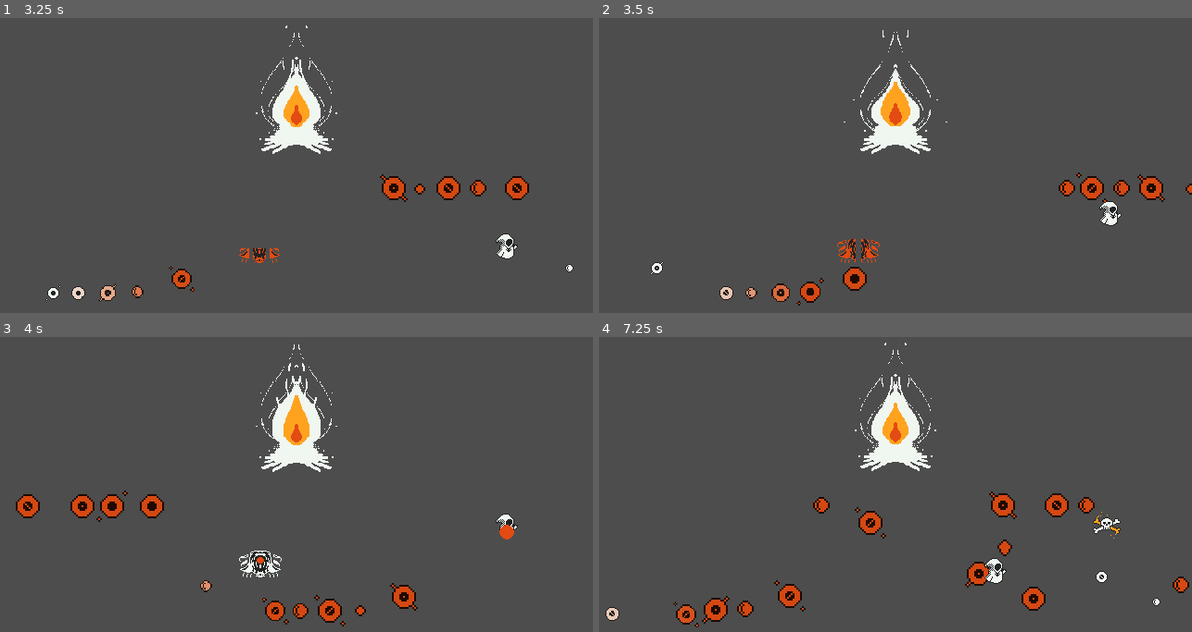
Above: before the commit, frames 1-4 (two rows, left to right).
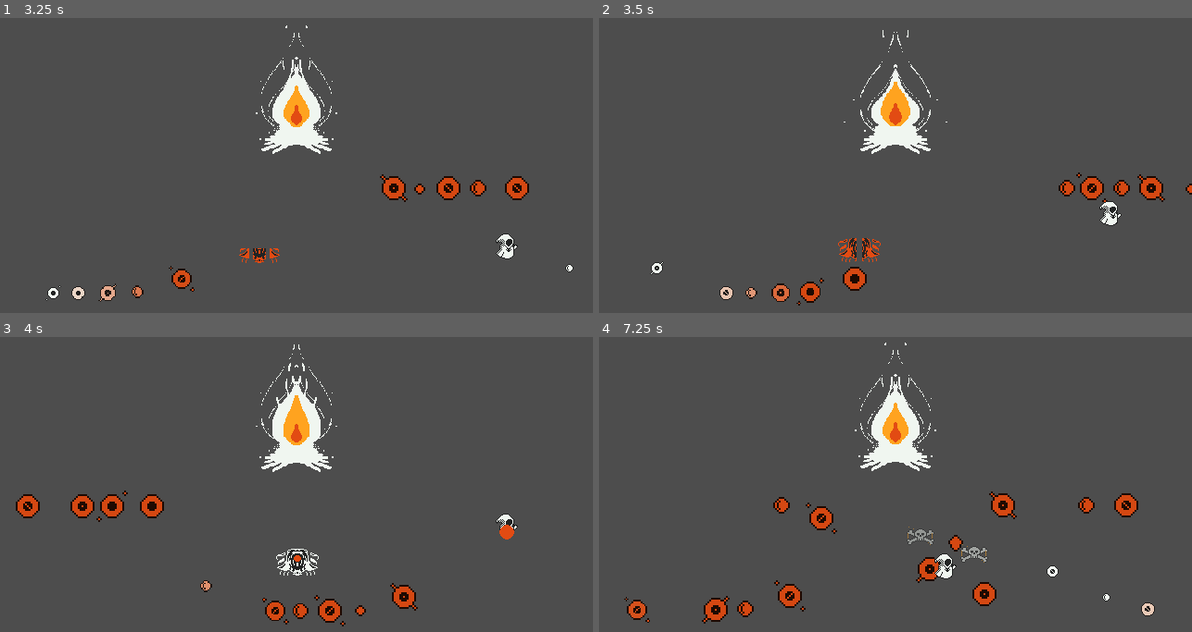
Above: after the commit, the same moments.

Repository: rnakkas/gmtk-game-jam-jul-2025
Game: Godot game, scene res://Gaame/Scenes/game.tscn
Two runs of this game, one before a commit and one after it. Both use one fixed random seed, a clock stepped at 60 frames per second and the inputs below. This scene is started directly instead of the project's main scene.
Inputs (mouse positions are in pixels of both pictures, inside the frame that each line leads up to):
- Up to frame 1 (3.25 s): tap Enter at 0.5 s; move the mouse to (426, 68) at 0.52 s; hold D (move_right) 0.53-1.28 s; hold Space (shoot) 0.53-1.28 s; click (426, 68) at 0.67 s; move the mouse to (177, 112) at 1.27 s; hold S (move_down) 1.28-2.03 s; tap Space (shoot) at 1.35, 3.05 s; move the mouse to (outside the picture) at 2.02 s; hold D (move_right) 2.03-2.78 s; hold Space (shoot) 2.03-2.78 s; tap Q at 2.1 s; move the mouse to (266, 180) at 2.77 s; hold W (move_up) from 2.78 s (still down); tap R at 2.85 s; click (266, 180) at 2.92 s
- Up to frame 2 (3.5 s): keep holding W (move_up)
- Up to frame 3 (4 s): move the mouse to (474, 475) at 3.52 s; release W (move_up) at 3.53 s; hold A (move_left) from 3.53 s (still down); hold Space (shoot) from 3.53 s (still down)
- Up to frame 4 (7.25 s): move the mouse to (717, 342) at 4.27 s; release Space (shoot) at 4.28 s; tap Space (shoot) at 4.35, 6.05 s; move the mouse to (925, 410) at 5.02 s; release A (move_left) at 5.03 s; hold S (move_down) 5.03-5.78 s; hold Space (shoot) 5.03-5.78 s; tap Q at 5.1 s; click (925, 410) at 5.17 s; move the mouse to (outside the picture) at 5.77 s; hold D (move_right) 5.78-6.53 s; tap R at 5.85 s; move the mouse to (1025, 387) at 6.52 s; hold W (move_up) from 6.53 s (still down); hold Space (shoot) from 6.53 s (still down)

Frame 1 is identical in both runs. In frame 2, 0.2% of the frame differs, in the area x 40-48%, y 74-84%; in frame 3, 0.8%; in frame 4, 4.0%, in the area x 1-100%, y 52-99%.

Commit message:
changed enemy and kindling flame behaviours for better feel

Diff:
--- a/Autoloads/SignalsBus.gd
+++ b/Autoloads/SignalsBus.gd
@@ -34,7 +34,16 @@
 signal enemy_shooting_event(fireball: EnemyFireballOne)
 
 @warning_ignore("unused_signal")
-signal enemy_died_event()
+signal enemy_died_event(pos: Vector2)
 
 @warning_ignore("unused_signal")
 signal flame_hit_event()
+
+@warning_ignore("unused_signal")
+signal flame_died_event()
+
+@warning_ignore("unused_signal")
+signal game_over_event(kill_count: int)
+
+@warning_ignore("unused_signal")
+signal player_delivered_kindling_event(count: int)
--- a/Gaame/Scenes/enemy_2.tscn
+++ b/Gaame/Scenes/enemy_2.tscn
@@ -202,19 +202,34 @@
 "speed": 15.0
 }]
 
+[sub_resource type="CircleShape2D" id="CircleShape2D_sfhqb"]
+radius = 32.1403
+
 [node name="enemy_2" type="Node2D"]
 script = ExtResource("1_sfhqb")
 
 [node name="hurtbox" type="Area2D" parent="."]
 collision_layer = 8
-collision_mask = 533
+collision_mask = 21
 
 [node name="collider" type="CollisionShape2D" parent="hurtbox"]
 shape = SubResource("CircleShape2D_66cxb")
 
 [node name="sprite" type="AnimatedSprite2D" parent="."]
 sprite_frames = SubResource("SpriteFrames_2egfg")
-animation = &"death"
+animation = &"run"
 autoplay = "spawn"
-frame = 10
-frame_progress = 1.0
+
+[node name="screen_notifier" type="VisibleOnScreenNotifier2D" parent="."]
+
+[node name="fire_detect_area" type="Area2D" parent="."]
+collision_layer = 0
+collision_mask = 64
+
+[node name="collider" type="CollisionShape2D" parent="fire_detect_area"]
+shape = SubResource("CircleShape2D_sfhqb")
+debug_color = Color(0.133201, 0.641911, 0.224931, 0.42)
+
+[node name="chase_timer" type="Timer" parent="."]
+
+[node name="screen_timer" type="Timer" parent="."]
--- a/Gaame/Scenes/player.tscn
+++ b/Gaame/Scenes/player.tscn
@@ -331,7 +331,7 @@
 [sub_resource type="CircleShape2D" id="CircleShape2D_aonr0"]
 radius = 13.0
 
-[node name="player" type="CharacterBody2D"]
+[node name="player" type="CharacterBody2D" groups=["player_group"]]
 z_index = 2
 collision_mask = 2
 script = ExtResource("1_mlcnc")
--- a/Gaame/Scripts/enemy_1.gd
+++ b/Gaame/Scripts/enemy_1.gd
@@ -21,9 +21,6 @@
 	shoot_timer.one_shot = false
 	shoot_timer.wait_time = shoot_time
 
-	var viewport_size: Vector2 = get_viewport_rect().size
-	direction = self.global_position.direction_to(Vector2(viewport_size.x / 2, (viewport_size.y / 2) + 30))
-
 	hurtbox.set_deferred("monitorable", false)
 	hurtbox.set_deferred("monitoring", false)
 	sprite.play("spawn")
@@ -36,17 +33,23 @@
 	shoot_timer.start()
 
 func _on_shoot_timer_timeout() -> void:
-	var fireball: EnemyFireballOne = fireball_PS.instantiate()
-	fireball.global_position = muzzle.global_position
-	fireball.direction = direction
-	SignalsBus.enemy_shooting_event.emit(fireball)
+	var player: Player = get_tree().get_nodes_in_group("player_group")[0]
 
-	shoot_time = randf_range(min_shoot_time, max_shoot_time)
-	shoot_timer.start()
+	if player != null:
+		direction = self.global_position.direction_to(player.global_position)
+		var fireball: EnemyFireballOne = fireball_PS.instantiate()
+		fireball.global_position = muzzle.global_position
+		fireball.direction = direction
+		SignalsBus.enemy_shooting_event.emit(fireball)
 
-	sprite.play("attack")
-	await sprite.animation_finished
-	sprite.play("idle")
+		shoot_time = randf_range(min_shoot_time, max_shoot_time)
+
+		sprite.play("attack")
+		await sprite.animation_finished
+		sprite.play("idle")
+	else:
+		return
+
 
 func _on_hit_by_player_or_attack(_area: Area2D) -> void:
 	shoot_timer.stop()
@@ -54,5 +57,5 @@
 	hurtbox.set_deferred("monitoring", false)
 	sprite.play("death")
 	await sprite.animation_finished
-	SignalsBus.enemy_died_event.emit()
+	SignalsBus.enemy_died_event.emit(self.global_position)
 	call_deferred("queue_free")
--- a/Gaame/Scripts/enemy_2.gd
+++ b/Gaame/Scripts/enemy_2.gd
@@ -3,39 +3,86 @@
 
 @onready var sprite: AnimatedSprite2D = $sprite
 @onready var hurtbox: Area2D = $hurtbox
+@onready var screen_notifier: VisibleOnScreenNotifier2D = $screen_notifier
+@onready var fire_detect_area: Area2D = $fire_detect_area
+@onready var chase_timer: Timer = $chase_timer
+@onready var screen_timer: Timer = $screen_timer
 
 @export var speed: float = 80.0
+@export var screen_time: float = 5.0
+@export var chase_time: float = 0.85
 
 var direction: Vector2
 var velocity: Vector2
 
 func _ready() -> void:
+	screen_timer.timeout.connect(self._on_screen_timer_timeout)
+	screen_timer.wait_time = screen_time
+	screen_timer.one_shot = true
+	screen_timer.start()
+
+	chase_timer.timeout.connect(self._on_chase_timer_timeout)
+	chase_timer.wait_time = chase_time
+	chase_timer.one_shot = false
+	chase_timer.start()
+
+	screen_notifier.screen_exited.connect(self._on_screen_exited)
+
+	fire_detect_area.area_entered.connect(self._on_fire_detected)
+
 	hurtbox.area_entered.connect(self._on_hit)
 
 	hurtbox.set_deferred("monitorable", false)
 	hurtbox.set_deferred("monitoring", false)
 
+
 	sprite.play("spawn")
 	await sprite.animation_finished
 	await get_tree().create_timer(0.3).timeout
+
+	_get_player_position()
 
 	hurtbox.set_deferred("monitorable", true)
 	hurtbox.set_deferred("monitoring", true)
 
 	sprite.play("run")
 
-	var viewport_size: Vector2 = get_viewport_rect().size
-	direction = self.global_position.direction_to(Vector2(viewport_size.x / 2, (viewport_size.y / 2) + 30.0))
+
+func _on_chase_timer_timeout() -> void:
+	_get_player_position()
+
+func _on_screen_timer_timeout() -> void:
+	chase_timer.stop()
+
+
+func _get_player_position() -> void:
+	var player: Player = get_tree().get_nodes_in_group("player_group")[0]
+
+	if player != null:
+		direction = self.global_position.direction_to(player.global_position)
+	else:
+		var rand_pos: Vector2 = Vector2(randf_range(0, 640), randf_range(0, 480))
+		direction = self.global_position.direction_to(rand_pos)
+
 	velocity = speed * direction
 
+
 func _on_hit(_area: Area2D) -> void:
-	velocity = velocity * 0.15
+	chase_timer.stop()
+	velocity = Vector2.ZERO
 	hurtbox.set_deferred("monitorable", false)
 	hurtbox.set_deferred("monitoring", false)
 	sprite.play("death")
 	await sprite.animation_finished
-	SignalsBus.enemy_died_event.emit()
+	SignalsBus.enemy_died_event.emit(self.global_position)
 	call_deferred("queue_free")
+
+func _on_screen_exited() -> void:
+	await get_tree().create_timer(2.0).timeout
+	call_deferred("queue_free")
+
+func _on_fire_detected(_area: Area2D) -> void:
+	velocity = - velocity
 
 func _physics_process(delta: float) -> void:
 	global_position += velocity * delta
--- a/Gaame/Scripts/flame.gd
+++ b/Gaame/Scripts/flame.gd
@@ -7,12 +7,14 @@
 @onready var hurtbox: Area2D = $hurtbox
 
 @export var hp: int = 75
-@export var hp_drain_time: float = 1.2
+@export var hp_drain_time: float = 2.0
 @export var hp_drain_respawn: int = 5
-@export var hp_recovery_kindling: int = 25
+@export var hp_recovery_kindling: int = 15
 @export var hp_drain_hit: int = 2
 
 var kindling_count: int
+var is_dead: bool
+
 
 func _ready() -> void:
 	SignalsBus.flame_hp_updated_event.emit(hp)
@@ -46,14 +48,25 @@
 		hp = clamp(hp + kindling_count * hp_recovery_kindling, 0, 100)
 		SignalsBus.flame_hp_updated_event.emit(hp)
 
+		SignalsBus.player_delivered_kindling_event.emit(kindling_count)
+
 		SignalsBus.flame_feed_event.emit()
+
+		kindling_count = 0
+		SignalsBus.kindling_count_updated_event.emit(kindling_count)
+
 		flame.play("feed")
 		await get_tree().create_timer(1.5).timeout
 		flame.play("idle")
-
-		SignalsBus.kindling_count_updated_event.emit(0)
 
 func _on_hit_by_enemy(_area: Area2D) -> void:
 	hp = clamp(hp - hp_drain_hit, 0, 100)
 	SignalsBus.flame_hp_updated_event.emit(hp)
 	SignalsBus.flame_hit_event.emit()
+
+
+func _process(_delta: float) -> void:
+	if hp <= 0:
+		if !is_dead:
+			is_dead = true
+			SignalsBus.flame_died_event.emit()
--- a/Gaame/Scripts/game.gd
+++ b/Gaame/Scripts/game.gd
@@ -30,6 +30,8 @@
 	SignalsBus.kindling_picked_up_event.connect(self._on_kindling_picked_up_event)
 	SignalsBus.enemy_shooting_event.connect(self._on_enemy_shooting_event)
 	SignalsBus.enemy_died_event.connect(self._on_enemy_died_event)
+	SignalsBus.flame_died_event.connect(self._on_flame_died_event)
+	SignalsBus.player_delivered_kindling_event.connect(self._on_kindling_delivered)
 
 
 func _spawn_timer_stuff() -> void:
@@ -66,18 +68,13 @@
 func _on_player_shooting_event(fireball: PlayerFireball) -> void:
 	add_child(fireball)
 
-func _on_player_death_evnet(pos: Vector2) -> void:
+func _on_player_death_evnet(_pos: Vector2) -> void:
 	# Reset kindling count
 	kindling_count = 0
 	SignalsBus.kindling_count_updated_event.emit(kindling_count)
 
 	# Respawn player on death
-	await get_tree().create_timer(1.5).timeout
-	# spawn kindling at player death pos
-	var kindling: Kindling = Main.kindling_PS.instantiate()
-	kindling.global_position = pos
-	add_child(kindling)
-
+	await get_tree().create_timer(1.2).timeout
 	var player: Player = Main.player_PS.instantiate()
 	player.global_position = player_sp.global_position
 	add_child(player)
@@ -87,9 +84,20 @@
 	kindling_count += 1
 	SignalsBus.kindling_count_updated_event.emit(kindling_count)
 
+func _on_kindling_delivered(count: int) -> void:
+	kindling_count = 0
+	kill_count += count
+	SignalsBus.kill_count_updated_event.emit(kill_count)
+
 func _on_enemy_shooting_event(fireball: EnemyFireballOne) -> void:
 	add_child(fireball)
 
-func _on_enemy_died_event() -> void:
-	kill_count += 1
-	SignalsBus.kill_count_updated_event.emit(kill_count)
+func _on_enemy_died_event(pos: Vector2) -> void:
+	# spawn kindling at enemy death pos
+	var kindling: Kindling = Main.kindling_PS.instantiate()
+	kindling.global_position = pos
+	add_child(kindling)
+
+
+func _on_flame_died_event() -> void:
+	SignalsBus.game_over_event.emit(kindling_count)
--- a/Gaame/Scripts/kindling.gd
+++ b/Gaame/Scripts/kindling.gd
@@ -4,7 +4,7 @@
 @onready var sprite: AnimatedSprite2D = $sprite
 @onready var despawn_timer: Timer = $despawn_timer
 
-@export var despawn_time: float = 15.0
+@export var despawn_time: float = 5.0
 
 
 func _ready() -> void:
--- a/project.godot
+++ b/project.godot
@@ -25,6 +25,10 @@
 window/size/viewport_height=480
 window/size/mode=4
 window/stretch/mode="viewport"
+
+[global_group]
+
+player_group="group for player"
 
 [gui]
 
Not shown: 1 places in Gaame/Scenes/enemy_2.tscn that only renumber resources
